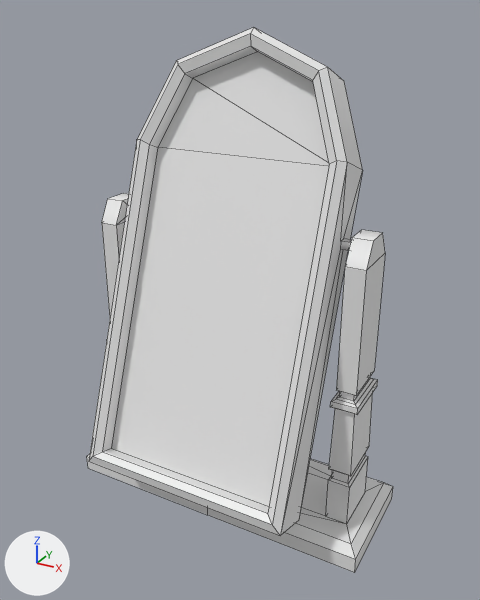
An edit to the FBX model GameJam2019_v01/Assets/Prefabs/Mirror.FBX, drawn before and after from the same camera.
Both versions are drawn from a camera (50 mm lens) standing at (15.66, 10.04, 7.87) and looking at (11.11, 18.31, 3.74). Every picture has the same lights, and +X, +Y and +Z are marked at lower left. Mesh edges are drawn as thin lines. Where no turn or scale is listed for an object, it has been applied to the vertices.

The older version as bpy lines, for what is in view:
```python
me_mesh = bpy.data.meshes.new('Mesh')
me_mesh.from_pydata(...)  # 185 vertices, 188 faces; spans x 8.41..13.63, y 9.55..12.63, z -4.83..2.77
ob_mirror = bpy.data.objects.new('Mirror', me_mesh)
ob_mirror.location = (-0.12, 7.15, 4.85)
```
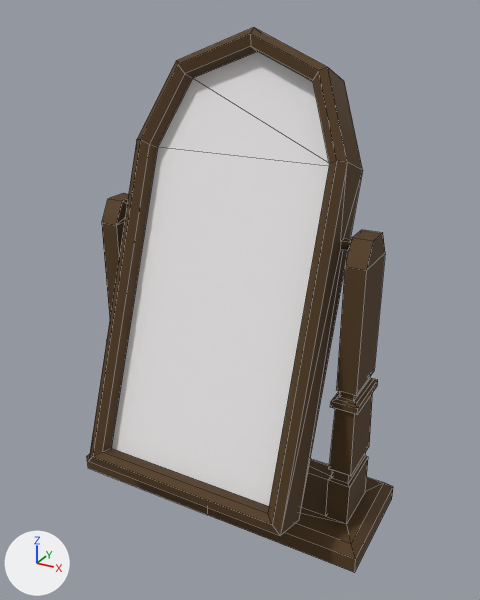
Changed parts and their boxes (x1, y1, x2, y2) in the pictures (480 x 600 px):
```json
{"part": 1, "of": "me_mesh", "change": "recoloured", "before": [87, 27, 393, 573], "after": [87, 27, 393, 573], "on screen": "white to brown"}
{"part": 2, "of": "me_mesh", "change": "recoloured", "before": [112, 52, 329, 506], "after": [112, 52, 329, 506]}
```

Edits to the scene script, one JSON object a line:
```json
{"op": "add", "block": "mat_material__25", "code": ["mat_material__25 = principled_material('Material #25')", "mat_material__25.base_color = (0.0863, 0.0431, 0.0118)  # brown #533b1c", "mat_material__25.roughness = 0.859"]}
{"op": "add", "block": "mat_material__26", "code": ["mat_material__26 = principled_material('Material #26')", "mat_material__26.base_color = (0.839, 0.824, 0.824)  # white #eceaea", "mat_material__26.roughness = 0.859"]}
{"block": "me_mesh", "where": "me_mesh.from_pydata(...)  # 185 vertices, 188 faces; spans x 8.41..13.63, y 9.55..12.63, z -4.83..2.77"}
{"block": "me_mesh", "where": "# used by ob_mirror; location = (-0.12, 7.15, 4.85)"}
{"block": "me_mesh", "change": "me_mesh part 1: 185 of the faces centred in x 8.41..13.63, y 9.56..12.4, z -4.83..2.5 switch from no material to mat_material__25 (brown #533b1c)"}
{"block": "me_mesh", "change": "me_mesh part 2: all 3 faces centred in x 10.65..11.38, y 10.73..11.9, z -1.33..1.88 switch from no material to mat_material__26 (white #eceaea)"}
```
